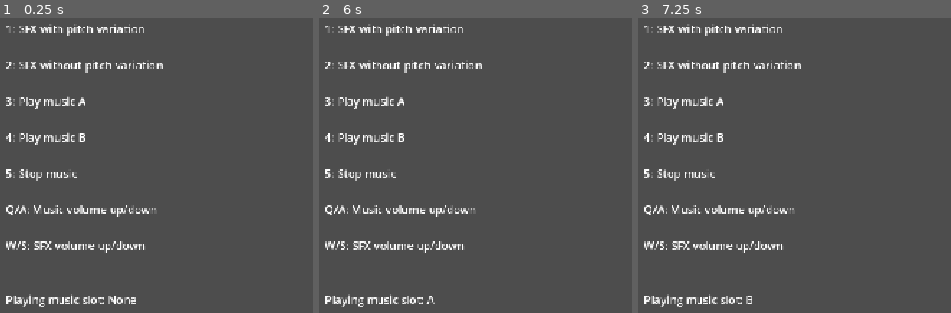
Above: before the commit, frames 1-3 (left to right).
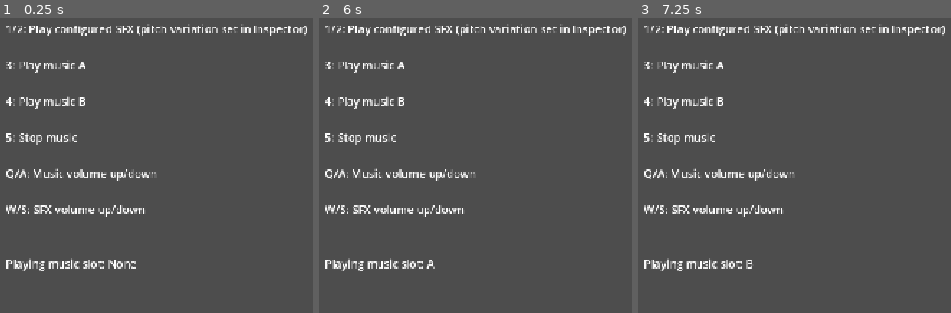
Above: after the commit, the same moments.

Repository: CarlesRa/mantle
Game: Godot game, scene res://sandbox/audio/test_audio.tscn
The game is run twice, just before and just after one commit, with the same random seed, the same clock (stepped at 60 frames per second) and the same inputs. The project has no main scene, so this scene is started directly.
Inputs:
- Up to frame 1 (0.25 s): no input
- Up to frame 2 (6 s): tap Enter at 0.5, 2, 3.5 s; hold D (move_right) 0.53-2.03 s; tap 1 at 0.6, 2.3, 4.35 s; tap W (jump) at 0.77, 1.07, 1.52, 1.55, 1.82, 2.1, 3.02, 3.32, 3.77, 3.8, 4.07, 4.52, 4.82 s; tap 2 at 0.8, 1.35, 3.05, 5.1 s; tap Space at 1.25, 2.75, 4.25 s; hold A (move_left) 2.03-2.78 s; hold D (move_right) 2.78-4.28 s; tap J (attack) at 2.85 s; tap K (attack_secondary) at 3.6 s; hold A (move_left) 4.28-5.03 s; hold D (move_right) 5.03-5.78 s; hold A (move_left) from 5.78 s (still down); tap 3 at 5.85 s
- Up to frame 3 (7.25 s): keep holding A (move_left); tap W (jump) at 6.02, 6.05, 6.32, 6.77, 7.07 s; tap 4 at 6.6 s; tap 1 at 6.8 s

The runs differ from the first frame. In frame 1, 6.3% of the frame differs, in the area x 1-99%, y 2-98%; in frame 2, 6.0%; in frame 3, 6.0%.

Commit message:
feat(audio): use reusable sound effect resources

Diff:
--- a/_autoload/audio_manager.gd
+++ b/_autoload/audio_manager.gd
@@ -9,7 +9,7 @@
 
 const _SFX_POOL_SIZE: int = 8
 const _MIN_VOLUME_DB: float = -80.0
-const _PITCH_VARIATION: float = 0.05
+const SFX_PITCH_VARIATION: float = 0.05
 const _DEFAULT_MUSIC_FADE_TIME: float = 0.8
 
 var _sfx_players: Array[AudioStreamPlayer] = []
@@ -47,8 +47,12 @@
 
 
 ## Plays a one-shot sound effect on the SFX bus.
-func play_sfx(stream: AudioStream, pitch_variation: bool = false) -> void:
-	if stream == null or AudioServer.get_bus_index(SFX) == -1:
+func play_sfx(sound: SoundEffect) -> void:
+	if (
+		sound == null
+		or sound.stream == null
+		or AudioServer.get_bus_index(SFX) == -1
+	):
 		return
 
 	var player_index: int = _find_idle_sfx_player()
@@ -57,11 +61,12 @@
 
 	var player: AudioStreamPlayer = _sfx_players[player_index]
 	player.stop()
-	player.stream = stream
+	player.stream = sound.stream
+	player.volume_db = sound.volume_db
 	player.pitch_scale = randf_range(
-		1.0 - _PITCH_VARIATION,
-		1.0 + _PITCH_VARIATION
-	) if pitch_variation else 1.0
+		1.0 - SFX_PITCH_VARIATION,
+		1.0 + SFX_PITCH_VARIATION
+	) if sound.pitch_variation else 1.0
 
 	_use_counter += 1
 	_sfx_use_order[player_index] = _use_counter
--- /dev/null
+++ b/_common/audio/frame_cue.gd
@@ -0,0 +1,7 @@
+## A sound played on a specific nonzero frame of an animation.
+class_name FrameCue
+extends Resource
+
+@export var animation: StringName
+@export var frame: int
+@export var sound: SoundEffect
--- /dev/null
+++ b/_common/audio/sound_effect.gd
@@ -0,0 +1,7 @@
+## A reusable sound effect and its playback settings.
+class_name SoundEffect
+extends Resource
+
+@export var stream: AudioStream
+@export var volume_db: float = 0.0
+@export var pitch_variation: bool = false
--- a/entities/player/audio/base/base_audio.tres
+++ b/entities/player/audio/base/base_audio.tres
@@ -1,7 +1,25 @@
 [gd_resource type="Resource" script_class="PlayerAudioSet" format=3 uid="uid://8vd27cscirr5"]
 
 [ext_resource type="Script" uid="uid://ctxxew5lnp20l" path="res://entities/player/audio/player_audio_set.gd" id="1"]
-[ext_resource type="Script" uid="uid://dlasg12ts6s8u" path="res://entities/player/audio/frame_cue.gd" id="1_3h3qq"]
+[ext_resource type="Resource" uid="uid://5myp0rpqtn20" path="res://entities/player/audio/base/jump_sound.tres" id="2_jump"]
+[ext_resource type="Resource" uid="uid://dot2x4u7fa3rp" path="res://entities/player/audio/base/run_sound.tres" id="3_run"]
+[ext_resource type="Script" uid="uid://dlasg12ts6s8u" path="res://_common/audio/frame_cue.gd" id="4_frame_cue"]
+[ext_resource type="Resource" uid="uid://dcc1v1ydadtyx" path="res://entities/player/audio/base/land_sound.tres" id="4_y4rna"]
+
+[sub_resource type="Resource" id="FrameCue_run_3"]
+script = ExtResource("4_frame_cue")
+animation = &"run"
+frame = 1
+sound = ExtResource("3_run")
+
+[sub_resource type="Resource" id="FrameCue_run_7"]
+script = ExtResource("4_frame_cue")
+animation = &"run"
+frame = 5
+sound = ExtResource("3_run")
 
 [resource]
 script = ExtResource("1")
+jump_sfx = ExtResource("2_jump")
+land_sfx = ExtResource("4_y4rna")
+frame_cues = Array[ExtResource("4_frame_cue")]([SubResource("FrameCue_run_3"), SubResource("FrameCue_run_7")])
--- /dev/null
+++ b/entities/player/audio/base/jump_sound.tres
@@ -0,0 +1,8 @@
+[gd_resource type="Resource" script_class="SoundEffect" format=3 uid="uid://5myp0rpqtn20"]
+
+[ext_resource type="Script" uid="uid://dqdvvnluf574x" path="res://_common/audio/sound_effect.gd" id="1"]
+[ext_resource type="AudioStream" uid="uid://ueenx7w4c2ty" path="res://entities/player/audio/base/sfx/jump.wav" id="2"]
+
+[resource]
+script = ExtResource("1")
+stream = ExtResource("2")
--- /dev/null
+++ b/entities/player/audio/base/land_sound.tres
@@ -0,0 +1,9 @@
+[gd_resource type="Resource" script_class="SoundEffect" format=3 uid="uid://dcc1v1ydadtyx"]
+
+[ext_resource type="Script" uid="uid://dqdvvnluf574x" path="res://_common/audio/sound_effect.gd" id="1_lqarf"]
+[ext_resource type="AudioStream" uid="uid://botabth05sc4h" path="res://entities/player/audio/base/sfx/land.wav" id="2_jlql1"]
+
+[resource]
+script = ExtResource("1_lqarf")
+stream = ExtResource("2_jlql1")
+metadata/_custom_type_script = "uid://dqdvvnluf574x"
--- /dev/null
+++ b/entities/player/audio/base/run_sound.tres
@@ -0,0 +1,10 @@
+[gd_resource type="Resource" script_class="SoundEffect" format=3 uid="uid://dot2x4u7fa3rp"]
+
+[ext_resource type="Script" uid="uid://dqdvvnluf574x" path="res://_common/audio/sound_effect.gd" id="1"]
+[ext_resource type="AudioStream" uid="uid://d3tgmofakb7cd" path="res://entities/player/audio/base/sfx/footstep.wav" id="2"]
+
+[resource]
+script = ExtResource("1")
+stream = ExtResource("2")
+volume_db = -12.0
+pitch_variation = true
--- /dev/null
+++ b/entities/player/audio/base/sword_stab_sound.tres
@@ -0,0 +1,8 @@
+[gd_resource type="Resource" script_class="SoundEffect" load_steps=3 format=3]
+
+[ext_resource type="Script" path="res://_common/audio/sound_effect.gd" id="1"]
+[ext_resource type="AudioStream" uid="uid://cc8ffg05nq6ul" path="res://entities/player/audio/base/sfx/sword_stab.wav" id="2"]
+
+[resource]
+script = ExtResource("1")
+stream = ExtResource("2")
--- a/entities/player/audio/frame_cue.gd
+++ /dev/null
@@ -1,7 +0,0 @@
-## A sound played on a specific nonzero frame of a Player animation.
-class_name FrameCue
-extends Resource
-
-@export var animation: StringName
-@export var frame: int
-@export var stream: AudioStream
--- a/entities/player/audio/player_audio_handler.gd
+++ b/entities/player/audio/player_audio_handler.gd
@@ -56,11 +56,11 @@
 		if cue == null:
 			continue
 		if cue.animation == animated_sprite.animation and cue.frame == animated_sprite.frame:
-			_play_sfx(cue.stream)
+			_play_sfx(cue.sound)
 			return
 
 
-func _play_sfx(stream: AudioStream) -> void:
-	if stream == null:
+func _play_sfx(sound: SoundEffect) -> void:
+	if sound == null:
 		return
-	AudioManager.play_sfx(stream)
+	AudioManager.play_sfx(sound)
--- a/entities/player/audio/player_audio_set.gd
+++ b/entities/player/audio/player_audio_set.gd
@@ -1,18 +1,18 @@
-## Audio clips used by one Player form.
-## Assign streams here; playback is handled by PlayerAudioHandler.
+## Sound effects used by one Player form.
+## Playback is handled by PlayerAudioHandler.
 class_name PlayerAudioSet
 extends Resource
 
 @export_group("Movement")
-@export var jump_sfx: AudioStream
-@export var land_sfx: AudioStream
+@export var jump_sfx: SoundEffect
+@export var land_sfx: SoundEffect
 
 @export_group("Combat")
-@export var damage_sfx: AudioStream
-@export var death_sfx: AudioStream
+@export var damage_sfx: SoundEffect
+@export var death_sfx: SoundEffect
 
 @export_group("Forms")
-@export var form_change_sfx: AudioStream
+@export var form_change_sfx: SoundEffect
 
 @export_group("Frame Cues")
 @export var frame_cues: Array[FrameCue]
--- a/entities/player/forms/attack_data.gd
+++ b/entities/player/forms/attack_data.gd
@@ -3,7 +3,7 @@
 extends Resource
 
 @export var animation: StringName = &"attack"
-@export var sfx: AudioStream
+@export var sfx: SoundEffect
 ## Seconds the Attack state lasts. Should not exceed the animation length.
 @export var duration: float = 0.3
 @export var damage: int = 1
--- a/entities/player/forms/base/base.tres
+++ b/entities/player/forms/base/base.tres
@@ -3,7 +3,7 @@
 [ext_resource type="Script" uid="uid://drmmief64qgf" path="res://entities/player/forms/attack_data.gd" id="1_geyog"]
 [ext_resource type="Script" uid="uid://do51y0xqtaore" path="res://entities/player/forms/player_form.gd" id="1_k4kwo"]
 [ext_resource type="SpriteFrames" uid="uid://cg3pgmg6isw5p" path="res://entities/player/forms/base/base_frames.tres" id="2_tc5te"]
-[ext_resource type="AudioStream" uid="uid://cc8ffg05nq6ul" path="res://entities/player/audio/base/sfx/sword_stab.wav" id="3_sword_stab"]
+[ext_resource type="Resource" path="res://entities/player/audio/base/sword_stab_sound.tres" id="3_sword_stab"]
 [ext_resource type="Resource" uid="uid://8vd27cscirr5" path="res://entities/player/audio/base/base_audio.tres" id="4_base_audio"]
 
 [sub_resource type="Resource" id="Resource_wvtmh"]
--- a/entities/player/player.tscn
+++ b/entities/player/player.tscn
@@ -25,7 +25,7 @@
 collision_layer = 2
 script = ExtResource("1_bls4j")
 
-[node name="PlayerAudioHandler" type="Node" parent="." unique_id=652644188]
+[node name="PlayerAudioHandler" type="Node" parent="." unique_id=652644188 node_paths=PackedStringArray("animated_sprite")]
 script = ExtResource("11_audio_handler")
 animated_sprite = NodePath("../Visuals/AnimatedSprite2D")
 
--- a/entities/player/states/player_move_state.gd
+++ b/entities/player/states/player_move_state.gd
@@ -3,11 +3,6 @@
 
 func enter() -> void:
 	player.play_animation(PlayerAnimations.RUN)
-
-func exit() -> void:
-	# stop move animation
-	print('exit move_state')
-	pass
 
 func _controlled_update(_delta: float) -> void:
 	if not player.is_on_floor():
--- a/sandbox/audio/test_audio.gd
+++ b/sandbox/audio/test_audio.gd
@@ -1,7 +1,7 @@
 extends Node2D
 
 ## Sound used by keys 1 and 2.
-@export var sfx: AudioStream
+@export var sfx: SoundEffect
 ## First music track used by key 3.
 @export var music_a: AudioStream
 ## Second music track used by key 4.
@@ -23,11 +23,9 @@
 		return
 	match event.physical_keycode:
 		KEY_1:
-			if sfx != null:
-				AudioManager.play_sfx(sfx, true)
+			AudioManager.play_sfx(sfx)
 		KEY_2:
-			if sfx != null:
-				AudioManager.play_sfx(sfx, false)
+			AudioManager.play_sfx(sfx)
 		KEY_3:
 			if music_a != null:
 				AudioManager.play_music(music_a)
@@ -63,8 +61,7 @@
 
 
 func _update_label() -> void:
-	_label.text = ("1: SFX with pitch variation\n
-		2: SFX without pitch variation\n
+	_label.text = ("1/2: Play configured SFX (pitch variation set in Inspector)\n
 		3: Play music A\n
 		4: Play music B\n
 		5: Stop music\n
--- a/sandbox/audio/test_audio.tscn
+++ b/sandbox/audio/test_audio.tscn
@@ -1,14 +1,19 @@
-[gd_scene format=3 uid="uid://bph4hee3qbwek"]
+[gd_scene load_steps=8 format=3 uid="uid://bph4hee3qbwek"]
 
 [ext_resource type="Script" uid="uid://dphqed8edahbd" path="res://sandbox/audio/test_audio.gd" id="1_script"]
 [ext_resource type="AudioStream" uid="uid://1jumi54kdgxq" path="res://sandbox/audio/poorartistt-cinematic-whoosh-sfx-type-03-566463.mp3" id="2_ab8a6"]
 [ext_resource type="AudioStream" uid="uid://dqlurn1wyxqec" path="res://sandbox/audio/monume-soundtrack-603963.mp3" id="3_16ind"]
 [ext_resource type="AudioStream" uid="uid://baqawr8wubfhy" path="res://sandbox/audio/alex-morgan-soundtrack-music-for-movies-583287.mp3" id="4_16ind"]
 [ext_resource type="AudioStream" uid="uid://b0qvlr355dge5" path="res://sandbox/audio/audiorelato-destino-ignoto-298543.mp3" id="5_2bqnw"]
+[ext_resource type="Script" path="res://_common/audio/sound_effect.gd" id="6_sound_effect"]
+
+[sub_resource type="Resource" id="SoundEffect_test"]
+script = ExtResource("6_sound_effect")
+stream = ExtResource("2_ab8a6")
 
 [node name="TestAudio" type="Node2D" unique_id=579112912]
 script = ExtResource("1_script")
-sfx = ExtResource("2_ab8a6")
+sfx = SubResource("SoundEffect_test")
 music_a = ExtResource("3_16ind")
 music_b = ExtResource("4_16ind")
 music_c = ExtResource("5_2bqnw")
Renamed: entities/player/audio/frame_cue.gd.uid -> _common/audio/frame_cue.gd.uid
Not shown, added: _common/audio/sound_effect.gd.uid
Not shown, added: entities/player/audio/base/sfx/footstep.wav.import
Not shown, added: entities/player/audio/base/sfx/jump.wav.import
Not shown, added: entities/player/audio/base/sfx/land.wav.import
Not shown, added: entities/player/audio/base/sfx/footstep.wav
Not shown, added: entities/player/audio/base/sfx/jump.wav
Not shown, added: entities/player/audio/base/sfx/land.wav
